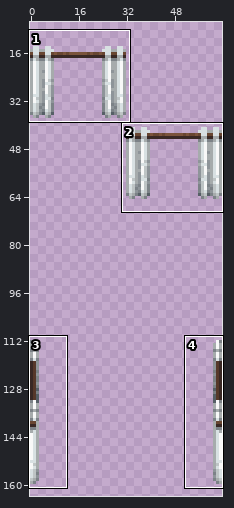
A sprite sheet gets an edit: Resources/Textures/_CP14/Structures/Decoration/curtains.rsi/white_open.png. The picture above shows the old version from afar; the outline marks the close-up.
Close-up. First the earlier version:
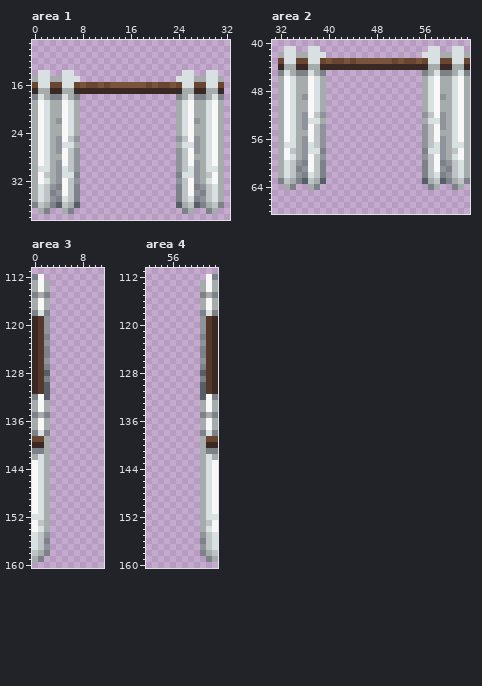
The file is 64x192 pixels. Shown: area 1: x 0..32, y 9..38; area 2: x 31..63, y 40..68; area 3: x 0..11, y 111..160; area 4: x 52..63, y 111..160. The wide view leaves out empty margins.
After:
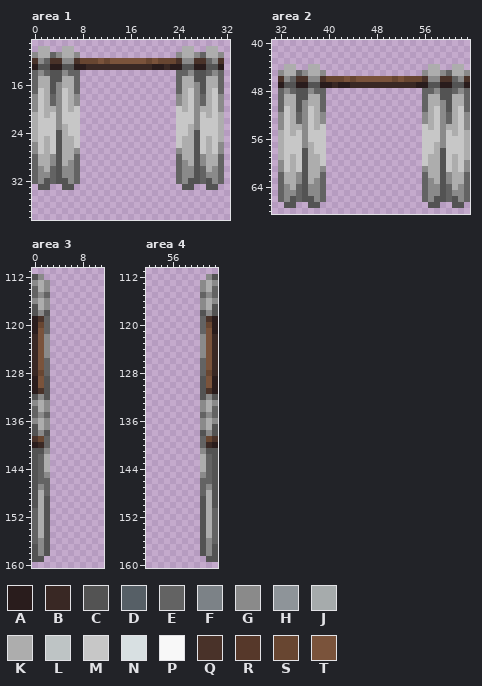
Palette (. is transparent): A #291c1c  B #392824  C #535353  D #565f66  E #636363  F #7c8287  G #8a8a8a  H #8e9499  J #a6abac  K #adadad  L #bec4c5  M #c7c7c7  N #d8e0e2  P #f8f8f8  Q #493229  R #56382a  S #684631  T #7a533b
The exact change:
Changed rows in their new state; - is an unchanged pixel.
Area 1:
first column x 0:
10 -KK--KK------------------KK--KK-
11 GKKEGKKG----------------GKKGEKKG
12 QGEQQGGQSSSTSTTTTTTSTSSSQGGQQEGQ
13 ACCAACCAABBBBBBBBBBBAABAACCAACCA
14 EGECCGEE----------------EEGCCEGE
15 EKKCCKKE----------------EKKCCKKE
16 EKKCGKKE................EKKGCKKE
17 EMKCGMKE................EKMGCKME
18 GMKEGMKG----------------GKMGEKMG
19 GMKEGMKG----------------GKMGEKMG
20 GMKKGMKM----------------MKMGKKMG
21 KMKMGMMM----------------MMMGMKMK
22 KMMMGMMM----------------MMMGMMMK
23 KMMMGKMM----------------MMKGMMMK
24 KMMMCKMM----------------MMKCMMMK
25 KMKMCKKM----------------MKKCMKMK
26 GMKMCKKM----------------MKKCMKMG
27 GMKMCKKG----------------GKKCMKMG
28 EKKGCKKE----------------EKKCGKKE
29 EKKGCKGE----------------EGKCGKKE
30 EGKECGGE----------------EGGCEKGE
31 EGGECGGE----------------EGGCEGGE
32 EGCECCGE----------------EGCCECGE
33 .CC..CC.----------------.CC..CC.
34 ........----------------........
35 ........----------------........
36 ........----------------........
37 -..--..------------------..--..-
Area 2:
first column x 32:
41 -..--..------------------..--..-
42 ........----------------........
43 ................................
44 .KK..KK..................KK..KK.
45 GKKEGKKG----------------GKKGEKKG
46 QGEQQGGQSSSTSTTTTTTSTSSSQGGQQEGQ
47 ACCAACCAABAABBBBBBBBBBBAACCAACCA
48 EGECCGEE----------------EEGCCEGE
49 EKKCCKKE----------------EKKCCKKE
50 EKKCGKKE----------------EKKGCKKE
51 EMKCGMKE----------------EKMGCKME
52 GMKEGMKG----------------GKMGEKMG
53 GMKEGMKG----------------GKMGEKMG
54 GMKKGMKM----------------MKMGKKMG
55 KMKMGMMM----------------MMMGMKMK
56 KMMMGMMM----------------MMMGMMMK
57 KMMMGKMM----------------MMKGMMMK
58 KMMMCKMM----------------MMKCMMMK
59 KMKMCKKM----------------MKKCMKMK
60 GMKMCKKM----------------MKKCMKMG
61 GMKMCKKG----------------GKKCMKMG
62 EKKGCKKE----------------EKKCGKKE
63 EKKGCKGE----------------EGKCGKKE
64 EGKECGGE----------------EGGCEKGE
65 EGGECGGE----------------EGGCEGGE
66 EGCECCGE----------------EGCCECGE
67 -CC--CC------------------CC--CC-
Area 3:
first column x 0:
112 CG-
113 GKG
114 EKG
115 EGE
116 GKG
117 CKG
118 CGC
119 AQE
120 ASE
121 ATE
122 -TG
123 -TG
124 -TG
125 -TG
126 -TE
127 -TE
128 -SE
129 ATC
130 ATC
131 AQC
132 CGC
133 GKG
134 EKG
135 EGE
136 GKG
137 CKG
138 CGC
139 Q-E
140 A-E
141 CCG
142 CEK
143 CEK
144 CEK
145 CEG
146 CEE
147 CGE
148 CKE
149 CKC
150 CKC
151 EKC
152 EKC
153 EKC
154 EKC
155 EKC
156 EGC
157 CGC
158 CGC
159 CC-
Area 4:
first column x 61:
112 -GC
113 GKG
114 GKE
115 EGE
116 GKG
117 GKC
118 CGC
119 EQA
120 ESA
121 ETA
122 GT-
123 GT-
124 GT-
125 GT-
126 ET-
127 ET-
128 ES-
129 CTA
130 CTA
131 CQA
132 CGC
133 GKG
134 GKE
135 EGE
136 GKG
137 GKC
138 CGC
139 E-Q
140 E-A
141 GCC
142 KEC
143 KEC
144 KEC
145 GEC
146 EEC
147 EGC
148 EKC
149 CKC
150 CKC
151 CKE
152 CKE
153 CKE
154 CKE
155 CKE
156 CGE
157 CGC
158 CGC
159 -CC
Boxes around the changes in both close-ups, in picture pixels (x1, y1, x2, y2):
changed: (32, 46, 224, 214)
changed: (278, 46, 470, 208)
changed: (32, 274, 50, 562)
changed: (200, 274, 218, 562)
